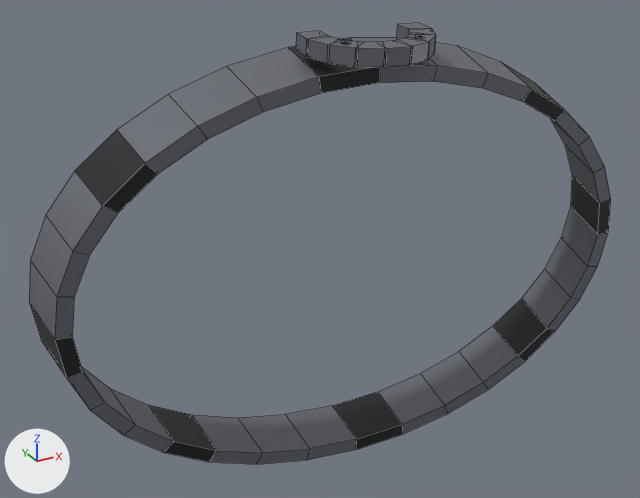
The FBX model Assets/ZonkContent/Art/Models/Wrist/Wrist_Horseshoe.fbx as it was, and as the next commit left it.
Camera for both pictures: a 50 mm lens placed at (-0.437, -0.291, 0.355), pointed at (-0.089, 0.342, 0.039). The axes (+X, +Y, +Z) are drawn at lower left. The lights are the same throughout. The older version comes first. Mesh edges are drawn as thin lines. Where no turn or scale is listed for an object, it has been applied to the vertices.

The older version as bpy lines, for what is in view:
```python
me_wrist_horseshoe = bpy.data.meshes.new('Wrist_Horseshoe')
me_wrist_horseshoe.from_pydata(...)  # 216 vertices, 194 faces; spans x -0.333..0.221, y 0.262..0.391, z -0.169..0.232
me_wrist_horseshoe.materials.append(mat_wrist_horseshoe)  # picture img_wrist_horseshoe_png
ob_wrist_horseshoe = bpy.data.objects.new('Wrist_Horseshoe', me_wrist_horseshoe)
ob_wrist_horseshoe.location = (0.0, 0.0, 0.0)
```
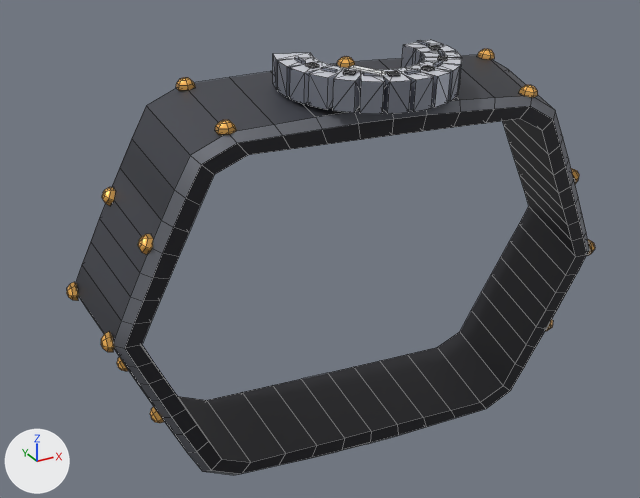
Changed parts and their boxes (x1, y1, x2, y2) in the pictures (640 x 498 px; the box of a moved part takes in the faces that stretch with it):
'Wrist_Horseshoe', reshaped (9% narrower): before (29, 23, 611, 464); after (67, 40, 595, 475)
part 1 of me_wrist_horseshoe, moved or reshaped: before (296, 31, 328, 57); after (295, 57, 306, 63)
part 2 of me_wrist_horseshoe, moved or reshaped: before (308, 35, 343, 63); after (305, 62, 319, 68)
part 3 of me_wrist_horseshoe, moved or reshaped: before (329, 39, 359, 67); after (343, 70, 356, 75)
part 4 of me_wrist_horseshoe, moved or reshaped: before (376, 40, 411, 67); after (387, 71, 400, 76)
part 5 of me_wrist_horseshoe, moved or reshaped: before (394, 37, 429, 64); after (421, 65, 435, 71)
part 6 of me_wrist_horseshoe, moved or reshaped: before (405, 33, 436, 59); after (438, 56, 448, 61)
part 7 of me_wrist_horseshoe, moved or reshaped: before (397, 23, 431, 39); after (429, 45, 441, 50)
part 8 of me_wrist_horseshoe, rebuilt (11% narrower): before (29, 38, 611, 464); after (75, 55, 590, 475)
part 9 of me_wrist_horseshoe, deleted: before (357, 41, 385, 67)
part 10 of me_wrist_horseshoe, deleted: before (408, 28, 436, 35)
part 11 of me_wrist_horseshoe, deleted: before (341, 39, 351, 44)
part 12 of me_wrist_horseshoe, added: after (67, 40, 595, 423)

Diff of the bpy script that builds the scene:
```diff
--- a/Assets/ZonkContent/Art/Models/Wrist/Wrist_Horseshoe.fbx.py
+++ b/Assets/ZonkContent/Art/Models/Wrist/Wrist_Horseshoe.fbx.py
@@ me_wrist_horseshoe @@
 # used by ob_wrist_horseshoe; location = (0.0, 0.0, 0.0)
-me_wrist_horseshoe.from_pydata(...)  # 216 vertices, 194 faces; spans x -0.333..0.221, y 0.262..0.391, z -0.169..0.232
+me_wrist_horseshoe.from_pydata(...)  # 872 vertices, 972 faces; spans x -0.303..0.191, y 0.237..0.404, z -0.145..0.217
+# me_wrist_horseshoe part 1: the loose piece of 8 vertices spanning x -0.117..-0.096, y 0.309..0.332, z 0.216..0.232 is scaled about its middle by (0.175, 0.597, 0.112), then moved by (-0.016, -0.008, -0.01)
+# me_wrist_horseshoe part 2: the loose piece of 8 vertices spanning x -0.117..-0.092, y 0.29..0.316, z 0.215..0.231 is scaled about its middle by (0.353, 0.395, 0.11), then moved by (-0.016, -0.006, -0.01)
+# me_wrist_horseshoe part 3: the loose piece of 8 vertices spanning x -0.109..-0.081, y 0.273..0.302, z 0.214..0.23 is scaled about its middle by (0.371, 0.374, 0.11), then moved by (-0.009, -0.019, -0.01)
+# me_wrist_horseshoe part 4: the loose piece of 8 vertices spanning x -0.075..-0.054, y 0.262..0.284, z 0.213..0.229 is scaled about its middle by (0.395, 0.347, 0.11), then moved by (-0.011, -0.019, -0.01)
+# me_wrist_horseshoe part 5: the loose piece of 8 vertices spanning x -0.06..-0.034, y 0.262..0.288, z 0.213..0.229 is scaled about its middle by (0.395, 0.354, 0.11), then moved by (0.003, -0.02, -0.01)
+# me_wrist_horseshoe part 6: the loose piece of 8 vertices spanning x -0.046..-0.018, y 0.269..0.298, z 0.214..0.23 is scaled about its middle by (-0.371, 0.379, 0.11), then moved by (0.015, -0.011, -0.009)
+# me_wrist_horseshoe part 7: the loose piece of 8 vertices spanning x -0.027..-0.006, y 0.303..0.326, z 0.216..0.232 is scaled about its middle by (0.35, 0.398, 0.11), then moved by (0.013, -0.012, -0.009)
+# me_wrist_horseshoe part 8: the loose piece of 128 vertices spanning x -0.333..0.221, y 0.274..0.391, z -0.169..0.22 is rebuilt with 288 vertices and now spans x -0.296..0.186, y 0.248..0.404, z -0.145..0.197
+# me_wrist_horseshoe part 9: the loose piece of 8 vertices spanning x -0.095..-0.068, y 0.263..0.291, z 0.213..0.229 is deleted
+# me_wrist_horseshoe part 10: the loose piece of 8 vertices spanning x -0.035..-0.008, y 0.284..0.312, z 0.215..0.231 is deleted
+# me_wrist_horseshoe part 11: the loose piece of 8 vertices spanning x -0.1..-0.092, y 0.284..0.292, z 0.229..0.231 is deleted
+# me_wrist_horseshoe part 12: 520 vertices added at x -0.303..0.191, y 0.237..0.398, z -0.065..0.215
+# other edits to the shape of me_wrist_horseshoe do not show in these pictures
 me_wrist_horseshoe.materials.append(mat_wrist_horseshoe)
```
